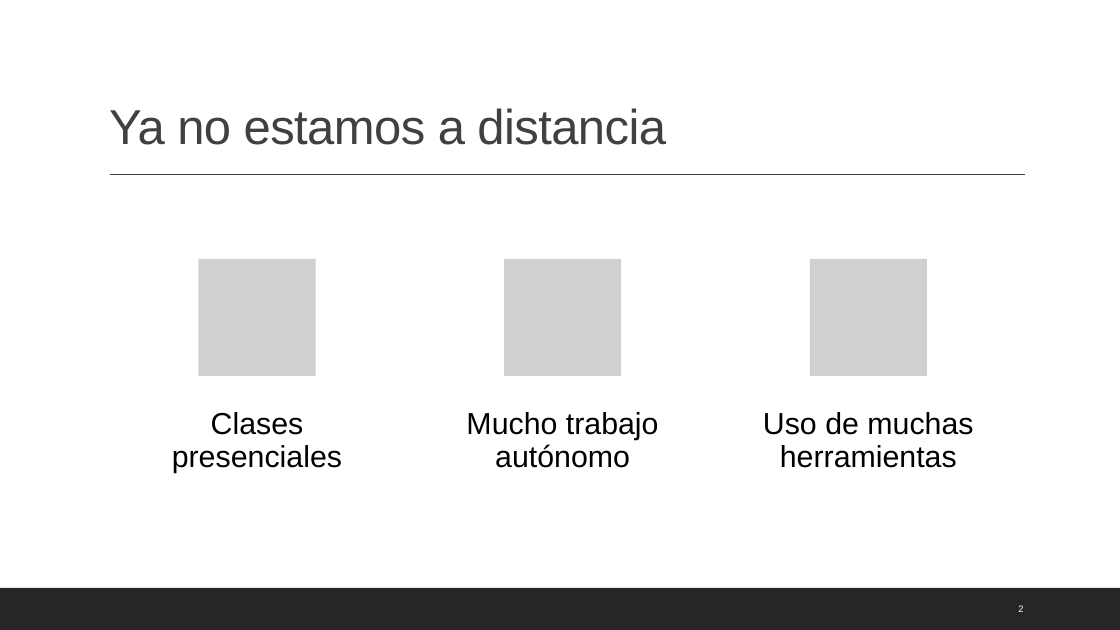
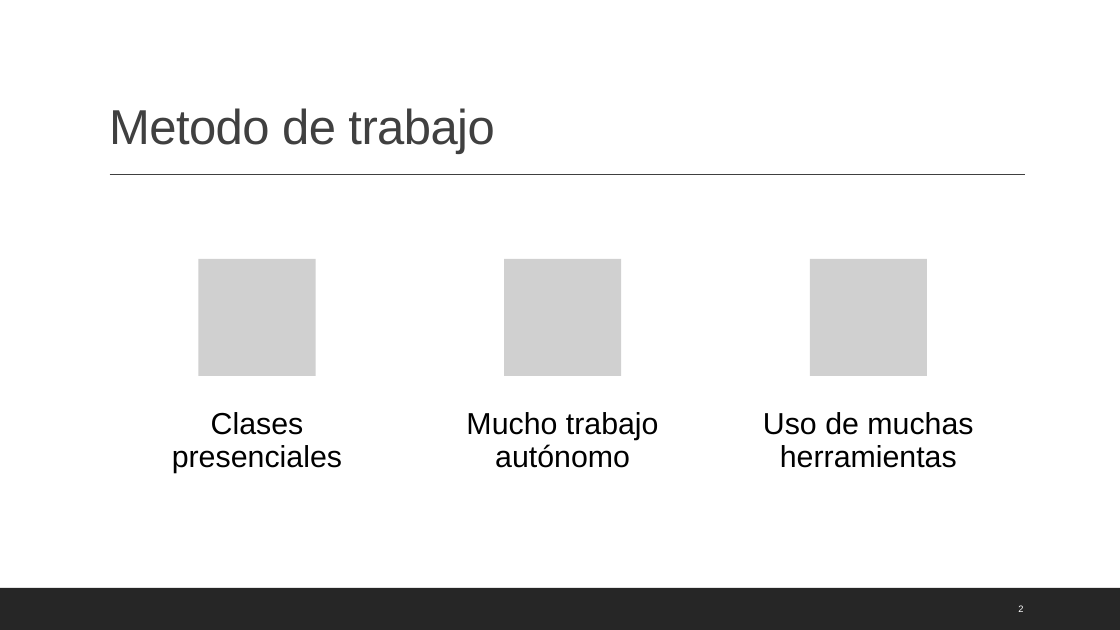
Before and after one commit to mcd-unison/ing-caract, a slide deck: slide 2 of slides/inicial.pptx. Drawn at 1120x630 pixels with LibreOffice and Linux fonts; fonts in the diff are those of the drawing; grey boxes stand for pictures. Boxes give left, top, right and bottom in pixels: in the first picture for what was removed or moved away, otherwise in the second. Text is boxed around its words. In the diff, an @@ line names an element or a change of style, - is before the commit and + after.

```diff
--- a/slides/inicial.pptx
+++ b/slides/inicial.pptx
@@ title at (109, 108, 494, 154): text changed @@
-Ya no estamos a distancia
+Metodo de trabajo
```
Also in this commit, not shown: 4 other slides changed, 7 other files.
